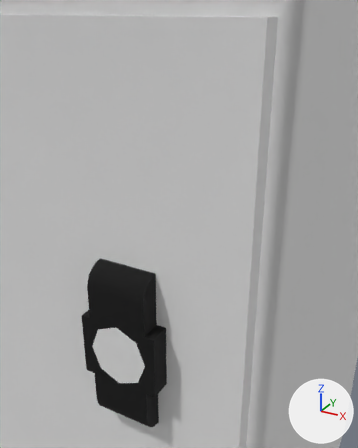
A saved change to the COLLADA model scenery/reds_panels_and_operators/models/main_panel_small_layout1.dae.
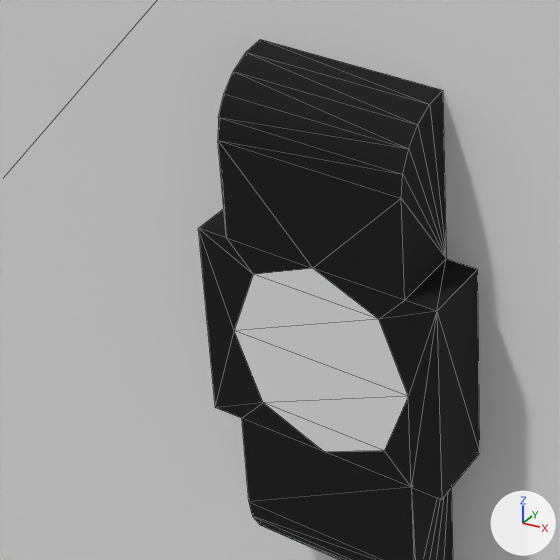
There are two pictures of each version: one from a camera (50 mm lens) standing at (0.1999, -0.1283, 0.4477) and looking at (0.1275, 0.0034, 0.3819), one close up on the part from 6% to 53% of the width and 55% to 93% of the height. Lighting does not change. The marker at lower right points along +X, +Y and +Z. The close-ups show mesh edges as thin lines. Where no turn or scale is listed for an object, it has been applied to the vertices. Vertices at the same position are counted once.

The first close-up shows 'panel', 'panel_door_lock'.
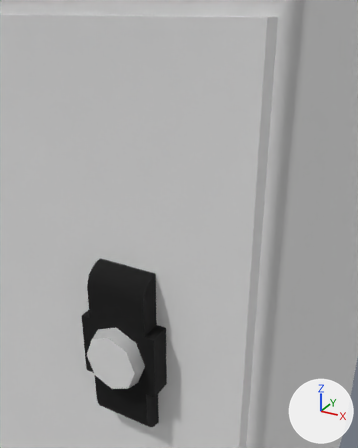
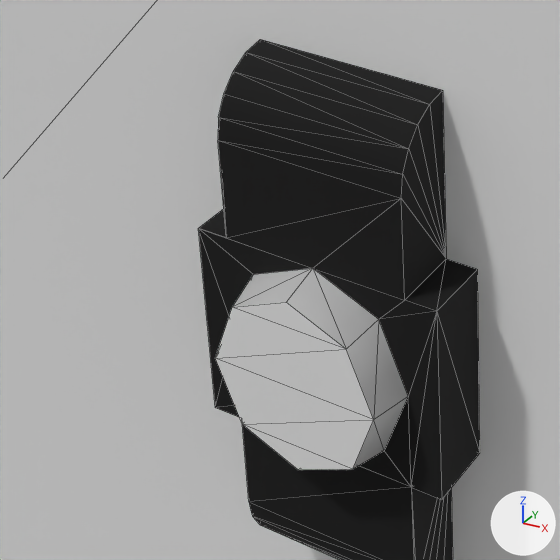
Pixel boxes [x1, y1, x2, y2] of what changed, in the close-ups (560 x 560 px):
part 1 of me_panel_door_lock, built on
    before: [200, 140, 408, 452]
    after: [200, 140, 408, 470]

The change, as a list of edits to the scene's bpy script:
```text
Change me_panel_door_lock:
    used by ob_panel_door_lock; location = (0.1084, -0.015, 0.3127)
    remove me_panel_door_lock.from_pydata(...)  # 48 vertices, 82 faces; spans x -0.0035..0.0245, y -0.0075..0.0, z 0.0..0.06
    add me_panel_door_lock.from_pydata(...)  # 56 vertices, 98 faces; spans x -0.0035..0.0245, y -0.0119..0.0, z 0.0..0.06
    me_panel_door_lock part 1
    10 faces are deleted
    8 vertices are added at x 0.001..0.0199, y -0.0119, z 0.0199..0.0401
    4 new faces join them, mat_black (black #000000)
    6 new faces join them, mat_key_hole_displacement (its picture is missing)
    16 new faces join them, mat_silver (light grey #c0c0c0)
    add me_panel_door_lock.materials.append(mat_silver)  # light grey #c0c0c0
```
